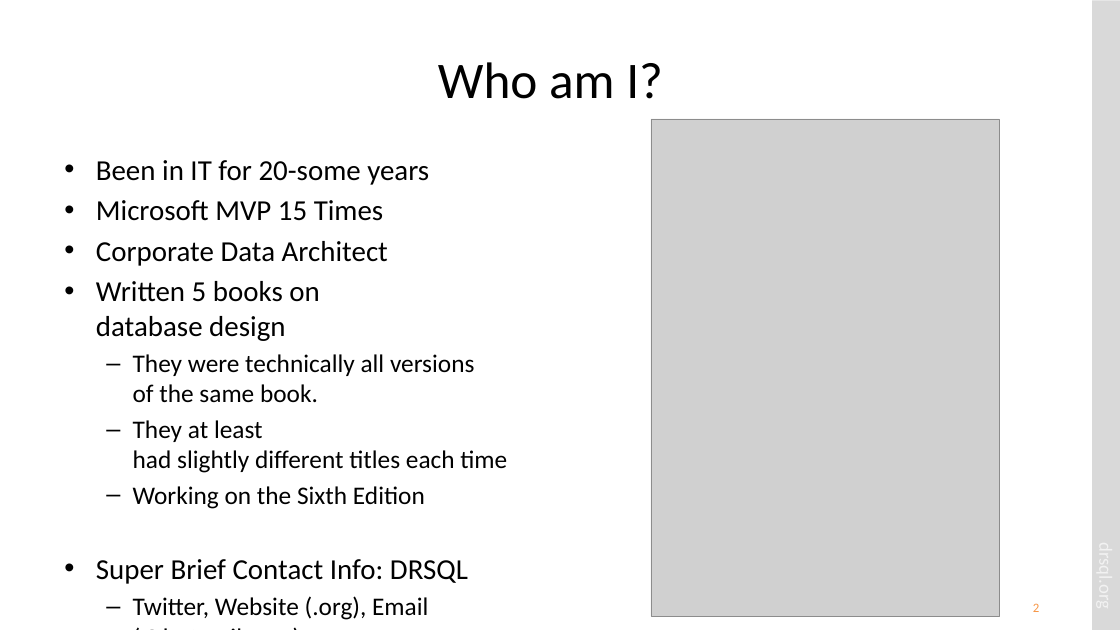
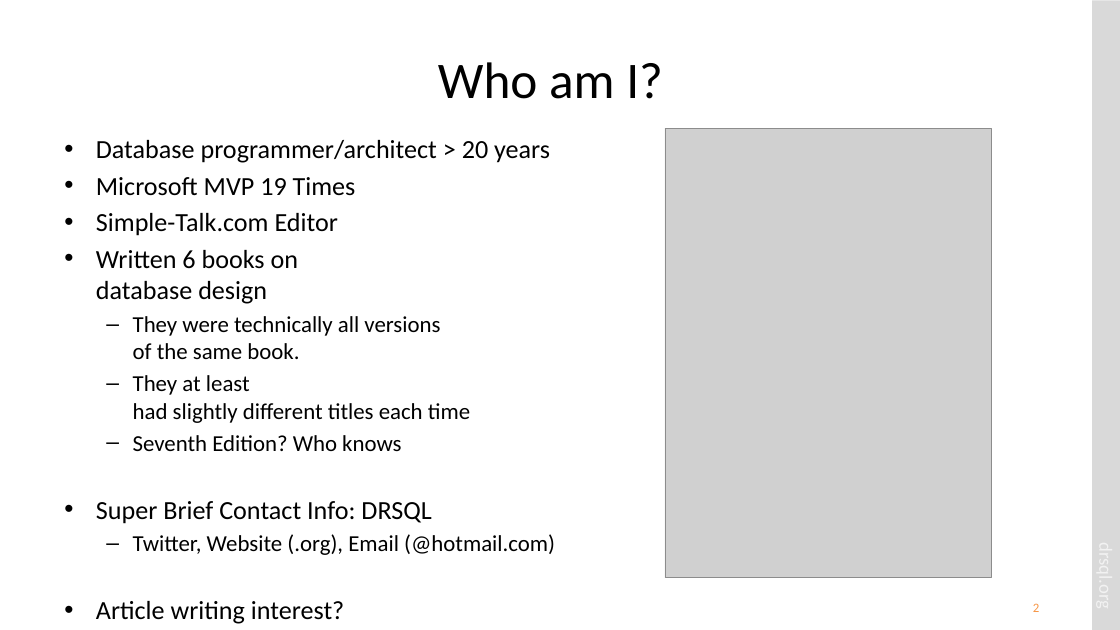
Before and after one commit to drsqlgithub/Presentation-Downloads, a slide deck: slide 2 of Relational Database Design/Relational Database Design.pptx. Drawn at 1120x630 pixels with LibreOffice and Linux fonts; fonts in the diff are those of the drawing; grey boxes stand for pictures. Boxes give left, top, right and bottom in pixels: in the first picture for what was removed or moved away, otherwise in the second. Text is boxed around its words. In the diff, an @@ line names an element or a change of style, - is before the commit and + after.

Commit message:
New version with Redgate info and minor changes

```diff
--- a/Relational Database Design/Relational Database Design.pptx
+++ b/Relational Database Design/Relational Database Design.pptx
@@ text at bbox=[96, 140, 555, 555]: paragraphs added @@
+• Article writing interest?
+  – editor@simple-talk.com
@@ text "Database programmer/architect > 20 years": place and size @@
-text "Database programmer/architect > 20 years" at bbox=[96, 160, 507, 584]
+text "Database programmer/architect > 20 years" at bbox=[96, 140, 555, 555]
@@ text at bbox=[96, 140, 550, 304]: text changed; size 24.8 to 22.4 pt @@
-• Been in IT for 20-some years
-• Microsoft MVP 15 Times
-• Corporate Data Architect
-• Written 5 books on
-  database design
+• Database programmer/architect > 20 years
+• Microsoft MVP 19 Times
+• Simple-Talk.com Editor
+• Written 6 books on
+  database design
@@ picture: place and size @@
-picture at bbox=[651, 119, 999, 617]
+picture at bbox=[665, 129, 992, 578]
@@ text at bbox=[96, 316, 555, 555]: size 21.7 to 19.6 pt in "They were technically all versions of the ...", "They at least had slightly different titles ...", "Twitter, Website (.org), Email (@hotmail.com)"; size 24.8 to 22.4 pt in "Super Brief Contact Info: DRSQL" @@
@@ text at bbox=[133, 435, 401, 451]: text changed; size 21.7 to 19.6 pt @@
-  – Working on the Sixth Edition
+  – Seventh Edition? Who knows
```
Also in this commit, not shown: 10 other slides changed.
